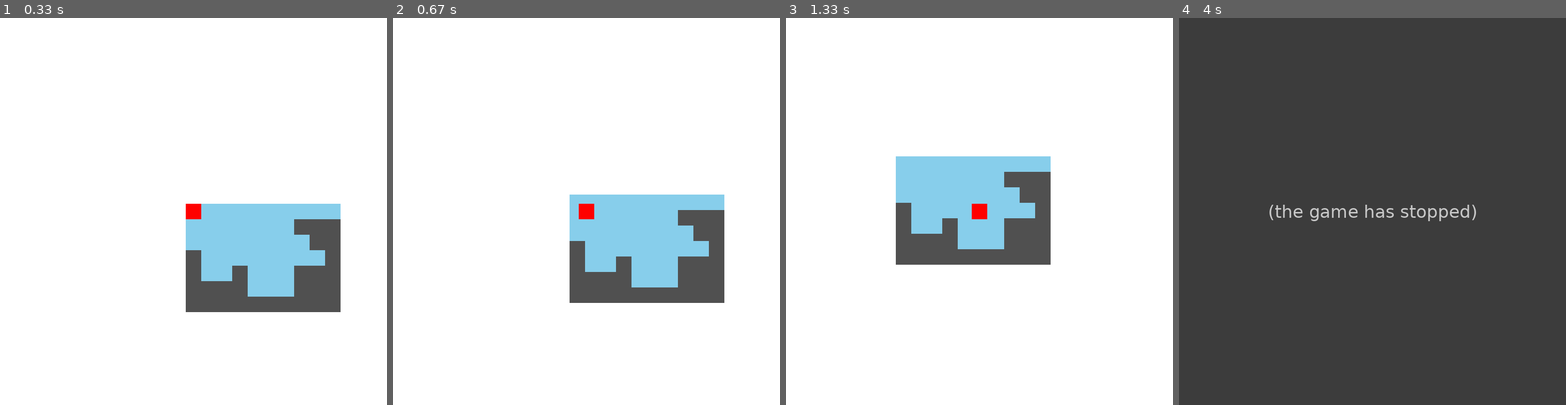
Above: before the commit, frames 1-4 (left to right).
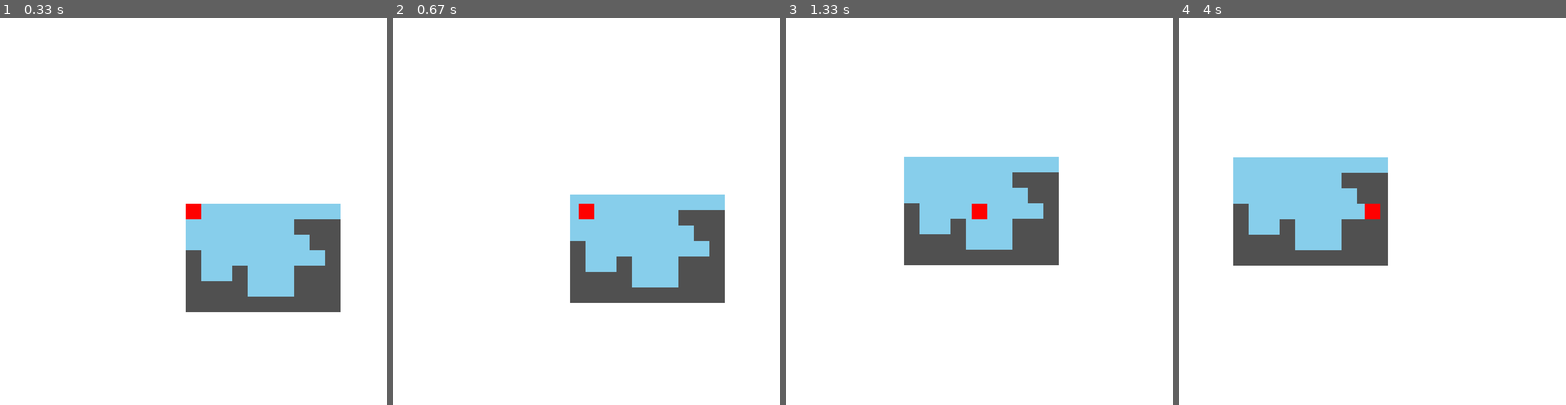
Above: after the commit, the same moments.

Repository: hchap1/pygame_tilemap_engine
Game: pygame game, started from platformer.py
Same seed, same stepped clock (60 frames per second), same inputs: the game is played once before the commit and once after it.
Inputs:
- Up to frame 1 (0.33 s): no input
- Up to frame 2 (0.67 s): hold D from 0.33 s (still down)
- Up to frame 3 (1.33 s): release D at 0.8 s; hold D 0.83-1.3 s
- Up to frame 4 (4 s): hold A 1.33-1.87 s; hold A 1.9-2.3 s; hold D 2.33-2.97 s; hold A 3-3.47 s; hold D 3.5-3.97 s

Frame 1 is identical in both runs. In frame 2, 0.1% of the frame differs, in the area x 45-86%, y 45-74%; in frame 3, 2.2%; in frame 4, 95%, in the area x 0-100%, y 0-100%.
Error before the commit: IndexError: list index out of range (platformer.py line 60); the game stopped at 2.68 s (later frames are placeholders)

Commit message:
feat: exponential decay model of friction

Diff:
--- a/platformer.py
+++ b/platformer.py
@@ -14,7 +14,7 @@
 
 # Physics Constants
 G = 9.8
-F = 0.8
+F = 0.7
 V = 10
 
 # Render Constants
@@ -50,6 +50,7 @@
     if keys[pygame.K_a]: xv -= V * dt
     if keys[pygame.K_d]: xv += V * dt
     x += xv * dt
+    xv *= F ** dt
 
     # Collisions
     left_x = math.ceil(x - 1)
